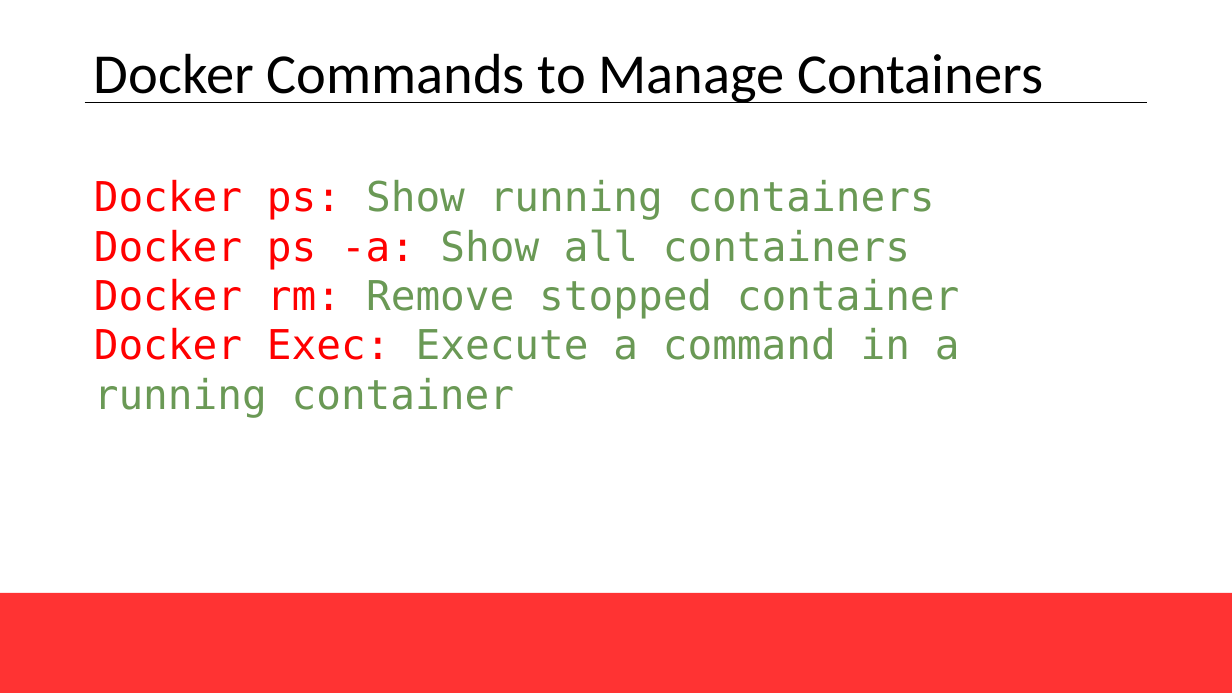
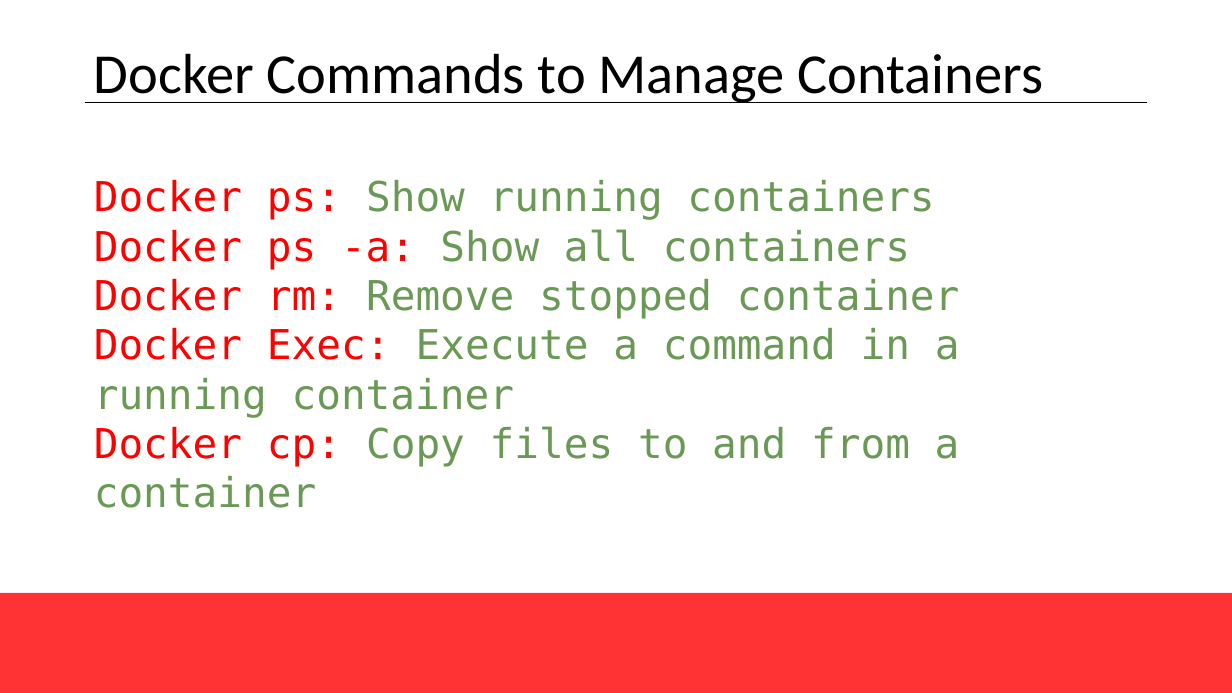
Before and after one commit to SQLPioneer/Presentations, a slide deck: slide 14 of Automation/EnvironmentAutomationGroupBy2021.pptx. Drawn at 1232x693 pixels with LibreOffice and Linux fonts; fonts in the diff are those of the drawing; background and template pictures are left out. Boxes give left, top, right and bottom in pixels: in the first picture for what was removed or moved away, otherwise in the second. Text is boxed around its words. In the diff, an @@ line names an element or a change of style, - is before the commit and + after.

Commit message:
Add Docker commands for working with Powershell Container

```diff
--- a/Automation/EnvironmentAutomationGroupBy2021.pptx
+++ b/Automation/EnvironmentAutomationGroupBy2021.pptx
@@ text at [94,426,960,508]: paragraph added @@
+Docker cp: Copy files to and from a container
```
Also in this commit, not shown: 1 other slide changed, 4 slides added, 1 slide removed, 2 other files.
